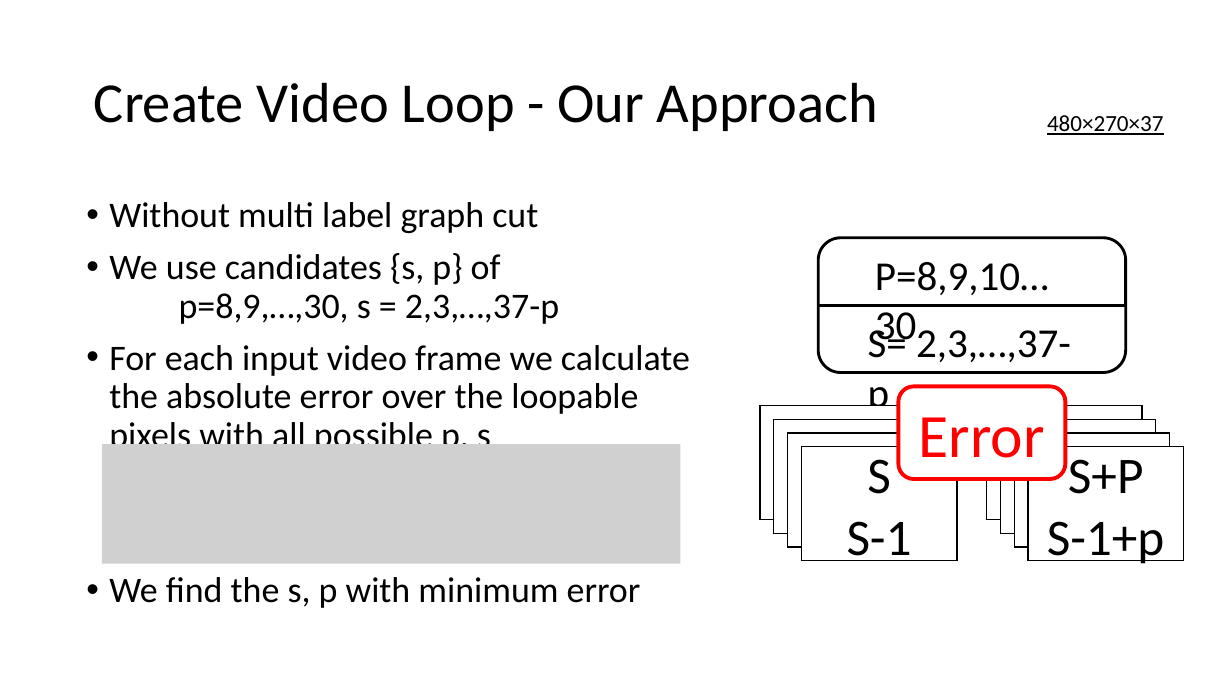
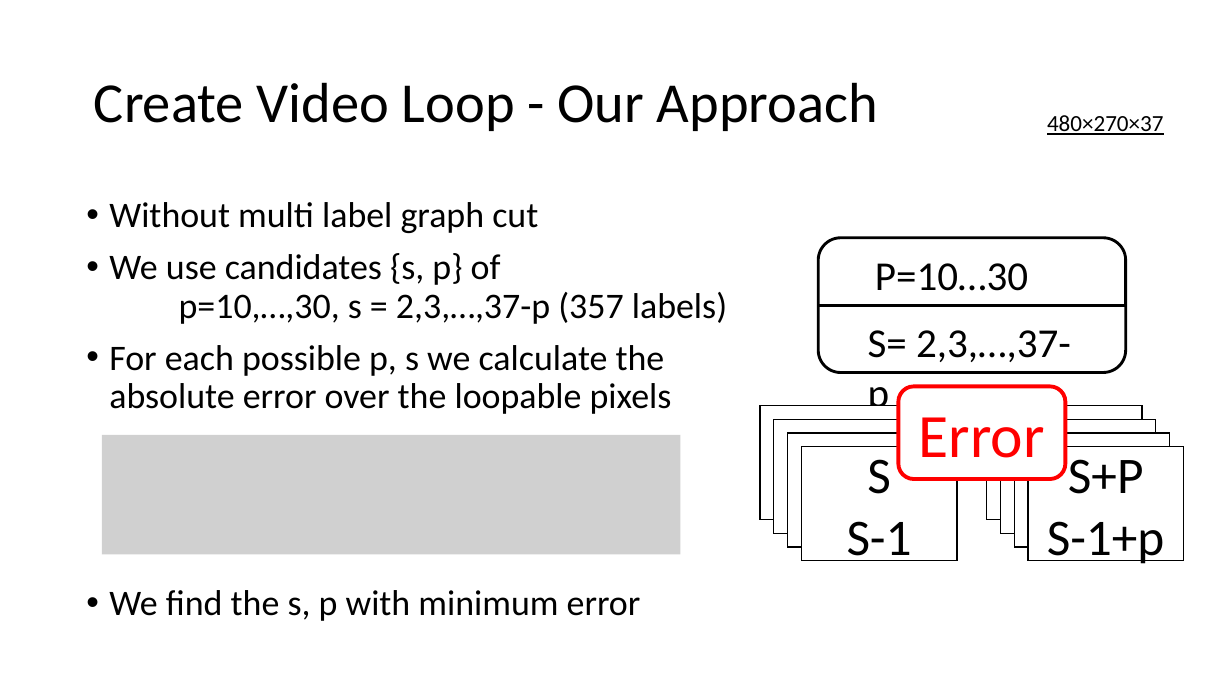
Before and after one commit to pierre0218/VideoLoop, a slide deck: slide 15 of VC_final_project.pptx. Drawn at 1232x693 pixels with LibreOffice and Linux fonts; fonts in the diff are those of the drawing; grey boxes stand for pictures. Boxes give left, top, right and bottom in pixels: in the first picture for what was removed or moved away, otherwise in the second. Text is boxed around its words. In the diff, an @@ line names an element or a change of style, - is before the commit and + after.

Commit message:
modify ppt

```diff
--- a/VC_final_project.pptx
+++ b/VC_final_project.pptx
@@ text at bbox=[109, 253, 727, 414]: text changed @@
-• We use candidates {s, p} of
-  p=8,9,…,30, s = 2,3,…,37-p
-• For each input video frame we calculate the absolute error over the loopable pixels with all possible p, s
+• We use candidates {s, p} of
+  p=10,…,30, s = 2,3,…,37-p (357 labels)
+• For each possible p, s we calculate the absolute error over the loopable pixels
@@ text at bbox=[875, 263, 1028, 291]: text changed @@
-P=8,9,10…30
+P=10…30
@@ picture: place and size @@
-picture at bbox=[102, 445, 680, 564]
+picture at bbox=[102, 435, 680, 555]
```
